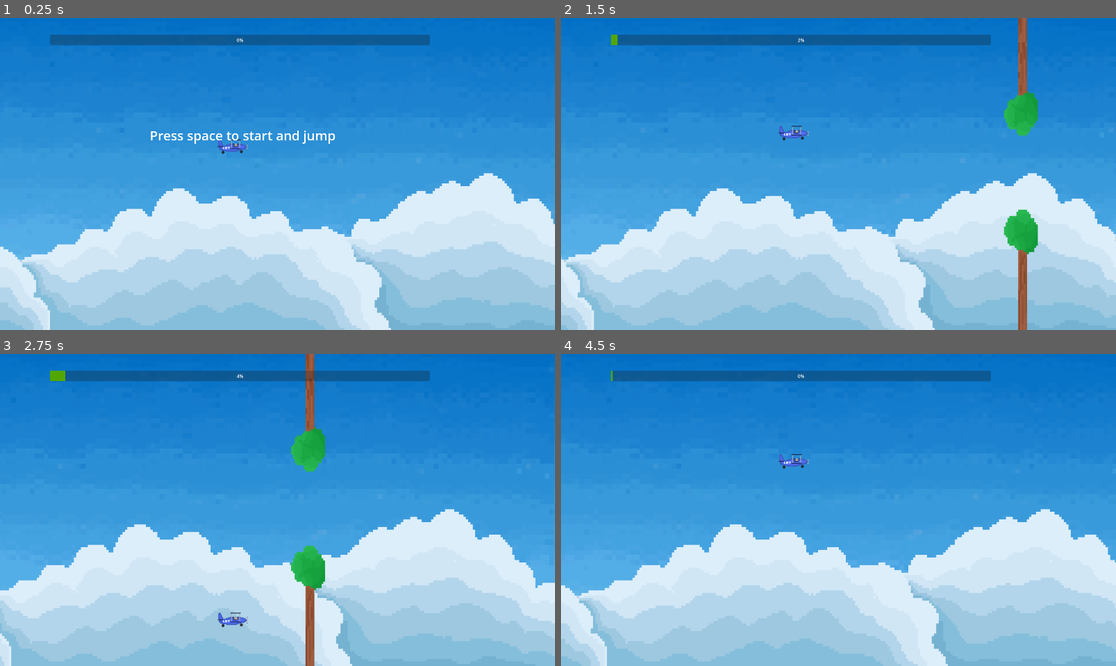
Above: before the commit, frames 1-4 (two rows, left to right).
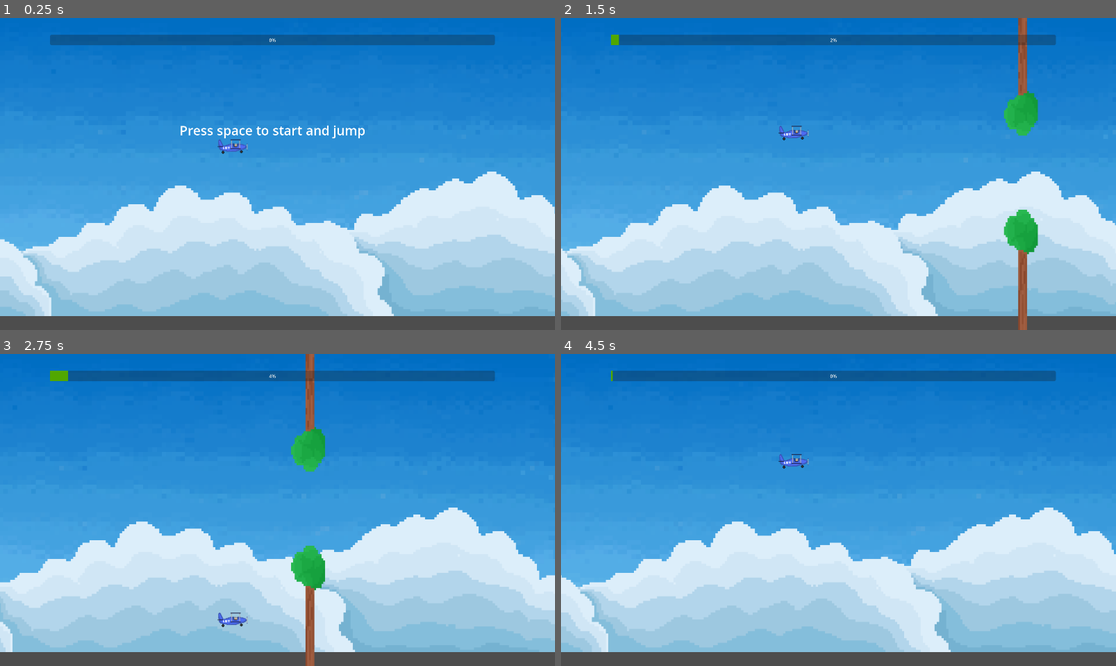
Above: after the commit, the same moments.

Repository: Orozon64/The-Sauna-Pact
Game: Godot game, scene res://scenes/flying.tscn
Same seed, same stepped clock (60 frames per second), same inputs: the game is played once before the commit and once after it. This scene is started directly instead of the project's main scene.
Inputs:
- Up to frame 1 (0.25 s): no input
- Up to frame 2 (1.5 s): tap Space at 0.5, 0.77 s; hold D (move_right) 0.53-1.28 s; tap E (item_interact) at 0.6 s; hold S (move_down) from 1.28 s (still down); tap Shift (advance_dialogue) at 1.35 s
- Up to frame 3 (2.75 s): tap Space at 1.52 s; tap E (item_interact) at 1.55, 2.1 s; release S (move_down) at 2.03 s; hold D (move_right) from 2.03 s (still down)
- Up to frame 4 (4.5 s): release D (move_right) at 2.78 s; hold W (move_up) 2.78-3.5 s; tap F (item_interact_secondary) at 2.85 s; tap Space at 3.02, 4.25 s; tap E (item_interact) at 3.05, 4.35 s; click "Replay" at 3.5 s; hold A (move_left) from 4.28 s (still down)

The runs differ from the first frame. In frame 1, 14% of the frame differs, in the area x 0-100%, y 5-100%; in frame 2, 13%; in frame 3, 13%; in frame 4, 13%.

Commit message:
Fixed flying scripts

Diff:
--- a/scenes/flying.tscn
+++ b/scenes/flying.tscn
@@ -40,7 +40,7 @@
 z_index = 10
 offset_left = 173.0
 offset_top = 58.0
-offset_right = 1487.0
+offset_right = 1712.0
 offset_bottom = 94.0
 size_flags_vertical = 4
 theme_override_styles/fill = SubResource("StyleBoxFlat_dkbag")
@@ -49,10 +49,10 @@
 
 [node name="Start" type="Label" parent="." unique_id=913174795]
 z_index = 10
-offset_left = 296.0
+offset_left = 173.0
 offset_top = 342.0
-offset_right = 1383.0
-offset_bottom = 472.0
+offset_right = 1712.0
+offset_bottom = 436.0
 theme_override_font_sizes/font_size = 45
 text = "Press space to start and jump"
 horizontal_alignment = 1
@@ -60,7 +60,6 @@
 
 [node name="SkyBox" type="Parallax2D" parent="." unique_id=671951024]
 z_index = -6
-scale = Vector2(0.9951768, 1.0890331)
 scroll_scale = Vector2(0.1, 1)
 scroll_offset = Vector2(-743, 472)
 repeat_size = Vector2(2064, 0)
